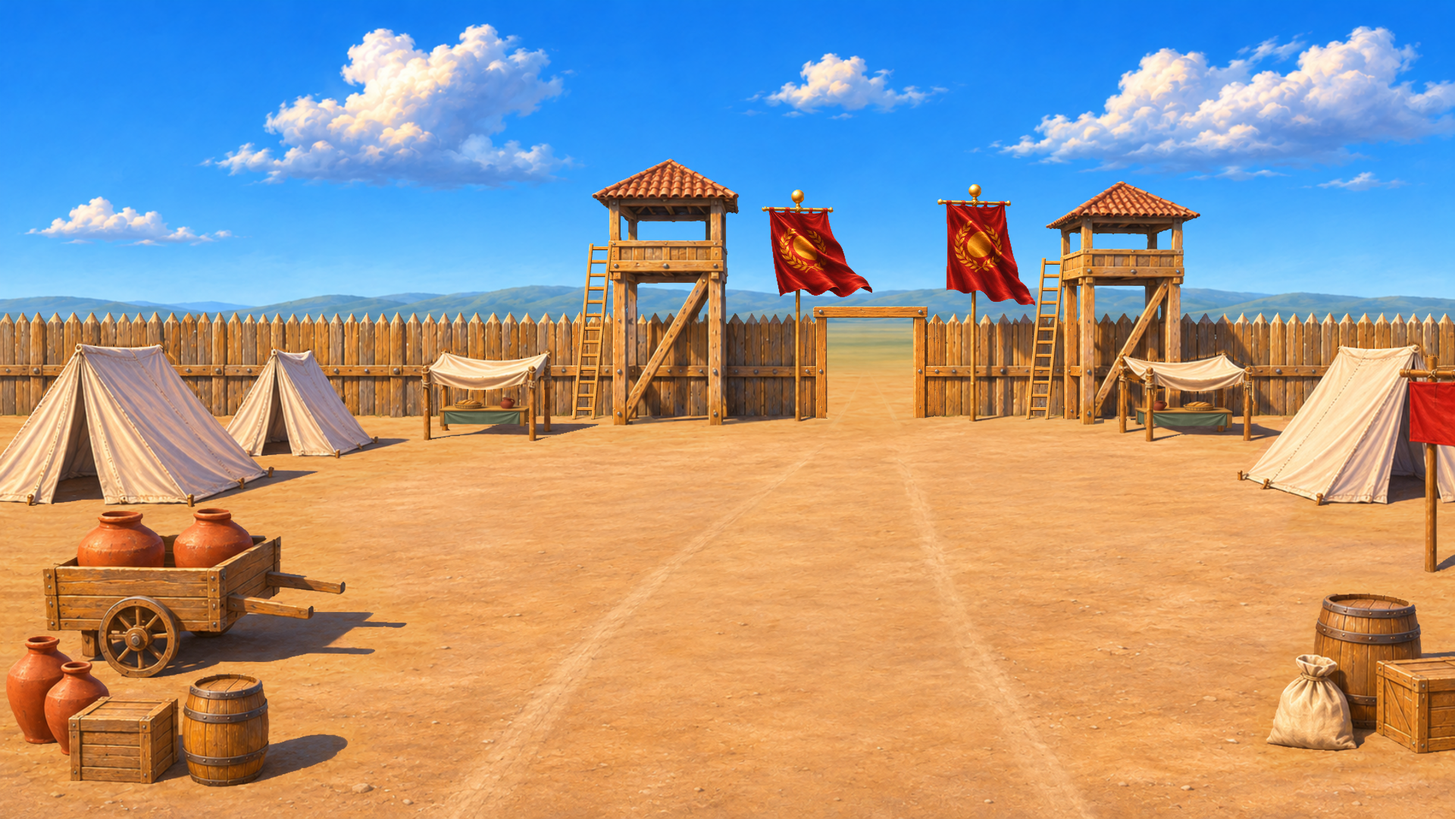
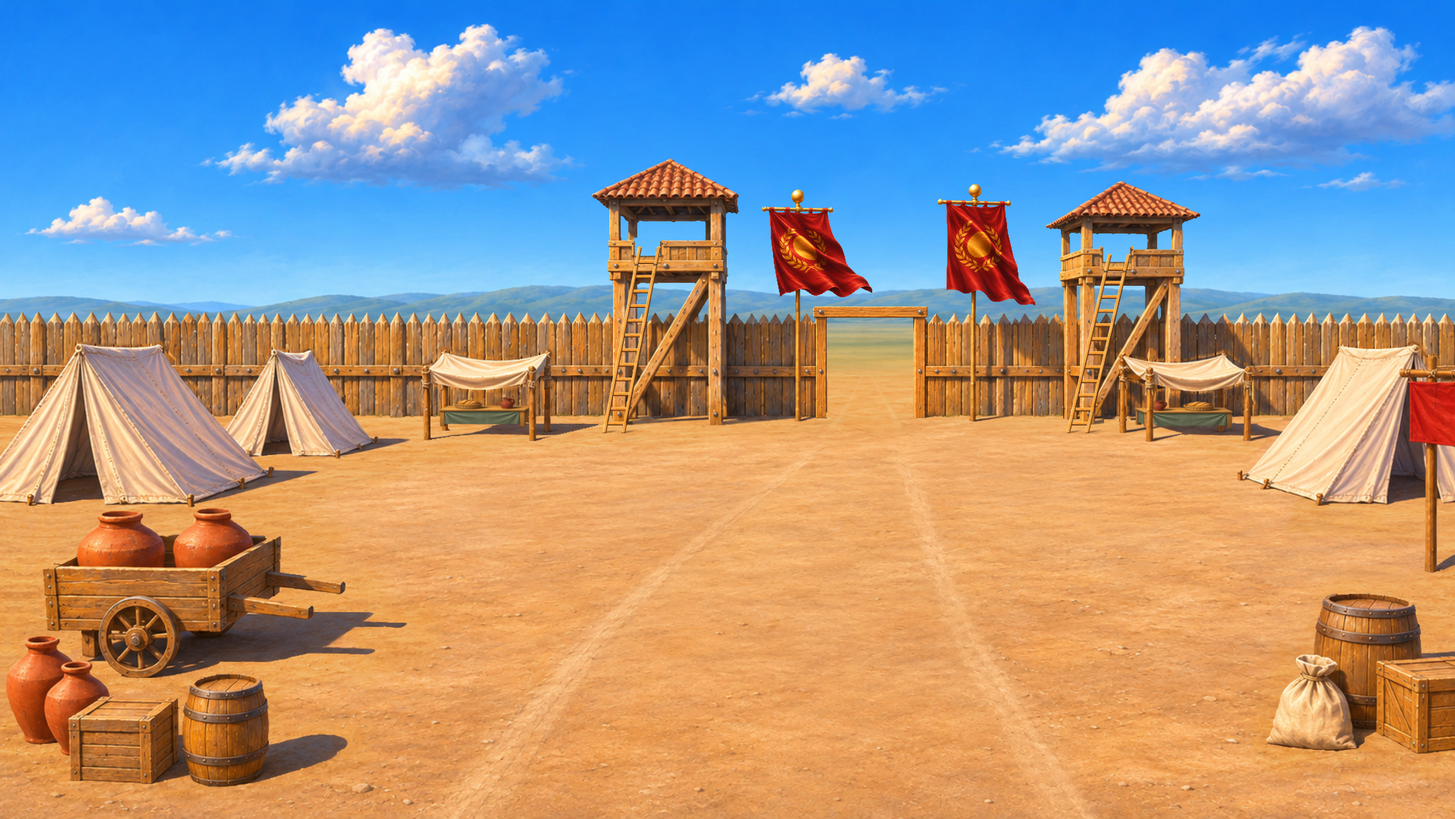
Layered file, before and after one edit (1455x819). Changes by layer:
painted on "中景 · 栅栏、门框、岗楼与军旗" over [572, 237, 1134, 434]
